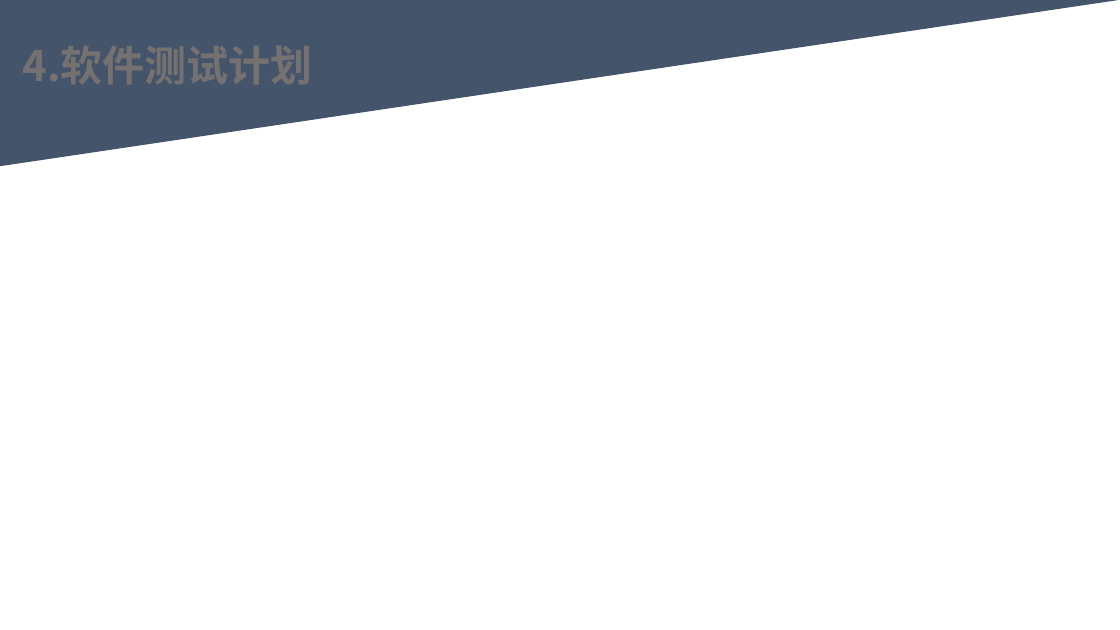
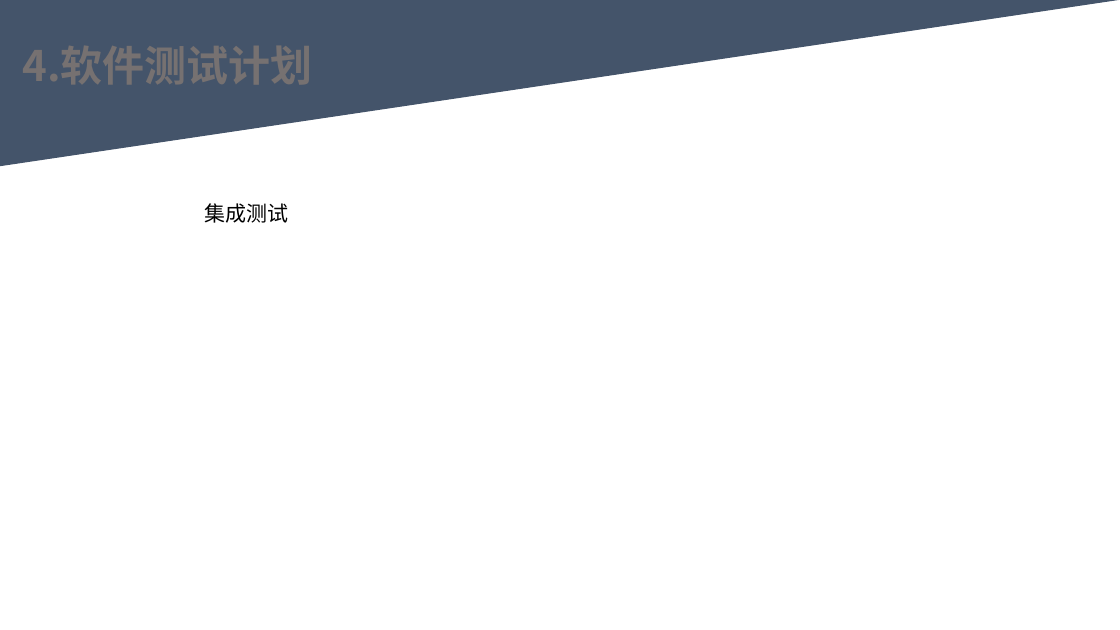
Before and after one commit to youhuyellowman/SE-2022-G06, a slide deck: slide 8 of 代码测试/代码实现PPTv0.0.1.pptx. Drawn at 1120x630 pixels with LibreOffice and Linux fonts; fonts in the diff are those of the drawing. Boxes give left, top, right and bottom in pixels: in the first picture for what was removed or moved away, otherwise in the second. Text is boxed around its words. In the diff, an @@ line names an element or a change of style, - is before the commit and + after.

```diff
--- a/代码测试/代码实现PPTv0.0.1.pptx
+++ b/代码测试/代码实现PPTv0.0.1.pptx
@@ text added at <box>204,203,288,223</box>, 18 pt, text #000000 @@
+集成测试
```
Also in this commit, not shown: 7 other slides changed, 6 other files.
